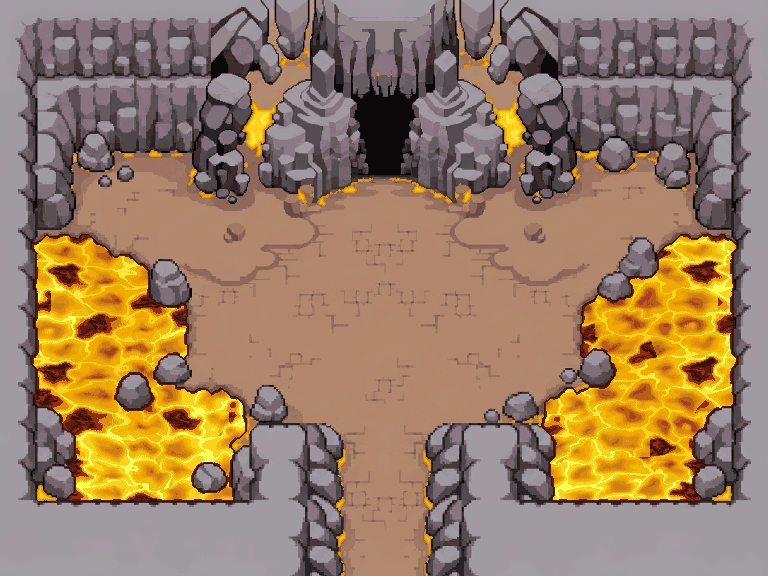
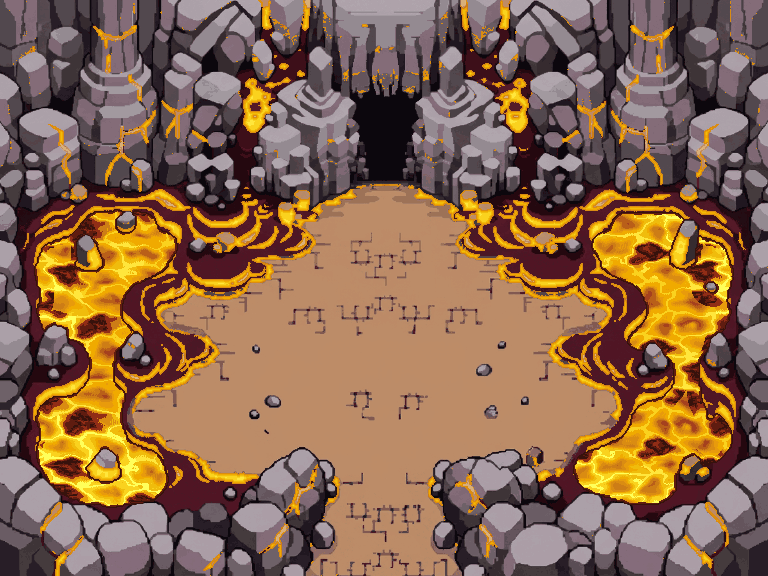
Revision of a layered 768px x 576px image; what changed, layer by layer:
painted on "veines" over left=1, top=0, right=768, bottom=576
painted on "profondeur" over left=348, top=51, right=423, bottom=167
painted on "piliers" over left=0, top=0, right=768, bottom=576
painted on "roche" over left=78, top=25, right=698, bottom=576
painted on "berge" over left=29, top=224, right=739, bottom=477
painted on "ombres" over left=38, top=142, right=731, bottom=576
painted on "sable" over left=84, top=163, right=685, bottom=576
painted on "sol_complet" over left=0, top=0, right=768, bottom=576
painted on "lave" over left=31, top=209, right=738, bottom=508
